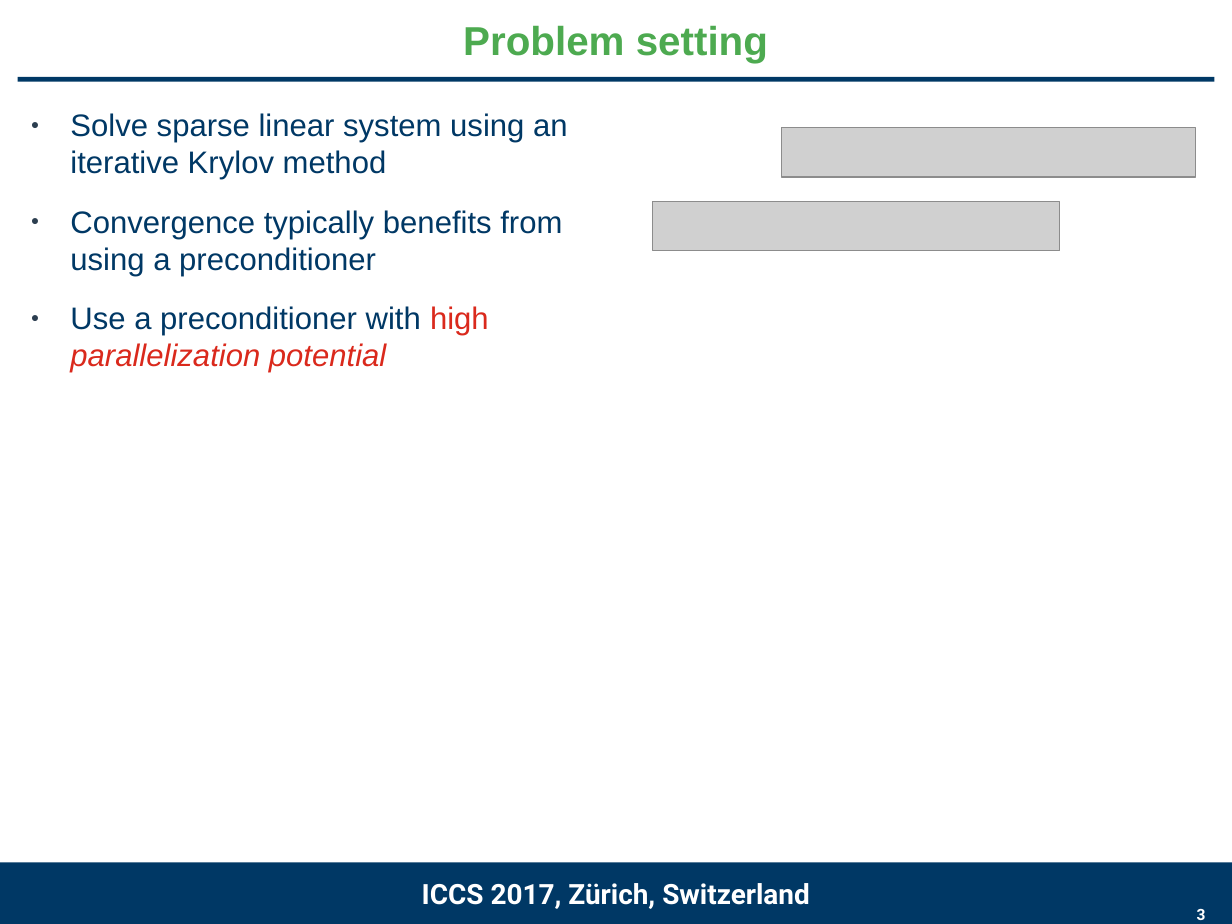
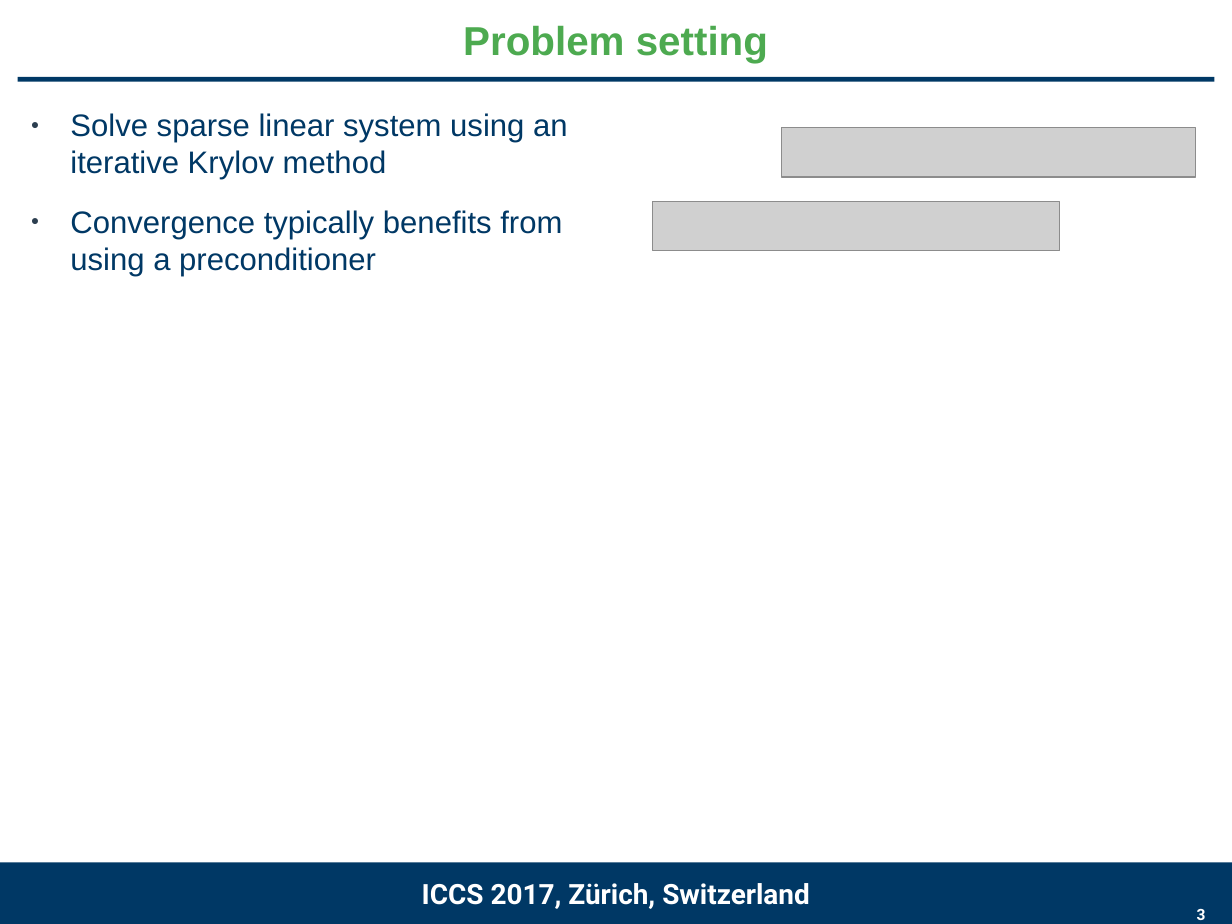
Before and after one commit to gflegar/talks, a slide deck: slide 3 of iccs_2017/slides.odp. Drawn at 1232x924 pixels with LibreOffice and Linux fonts; fonts in the diff are those of the drawing; grey boxes stand for pictures; background and template pictures are left out. Boxes give left, top, right and bottom in pixels: in the first picture for what was removed or moved away, otherwise in the second. Text is boxed around its words. In the diff, an @@ line names an element or a change of style, - is before the commit and + after.

```diff
--- a/iccs_2017/slides.odp
+++ b/iccs_2017/slides.odp
@@ text at box(70, 306, 489, 373): paragraph removed @@
-● Use a preconditioner with high parallelization potential
```
Also in this commit, not shown: 3 other slides changed, 1 other file.
